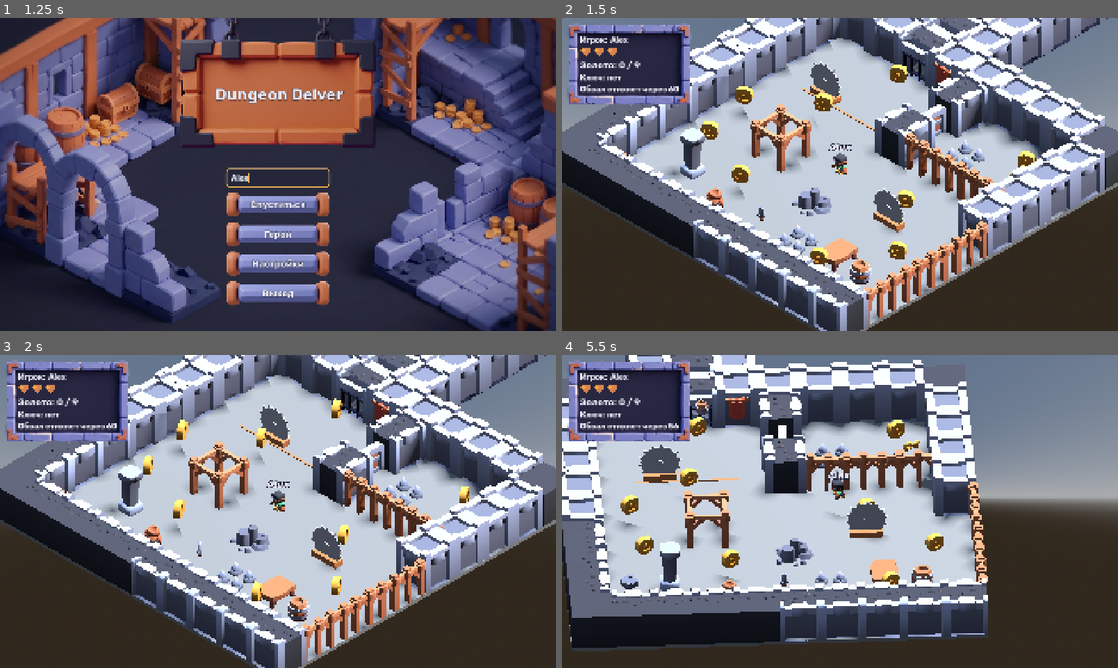
Above: before the commit, frames 1-4 (two rows, left to right).
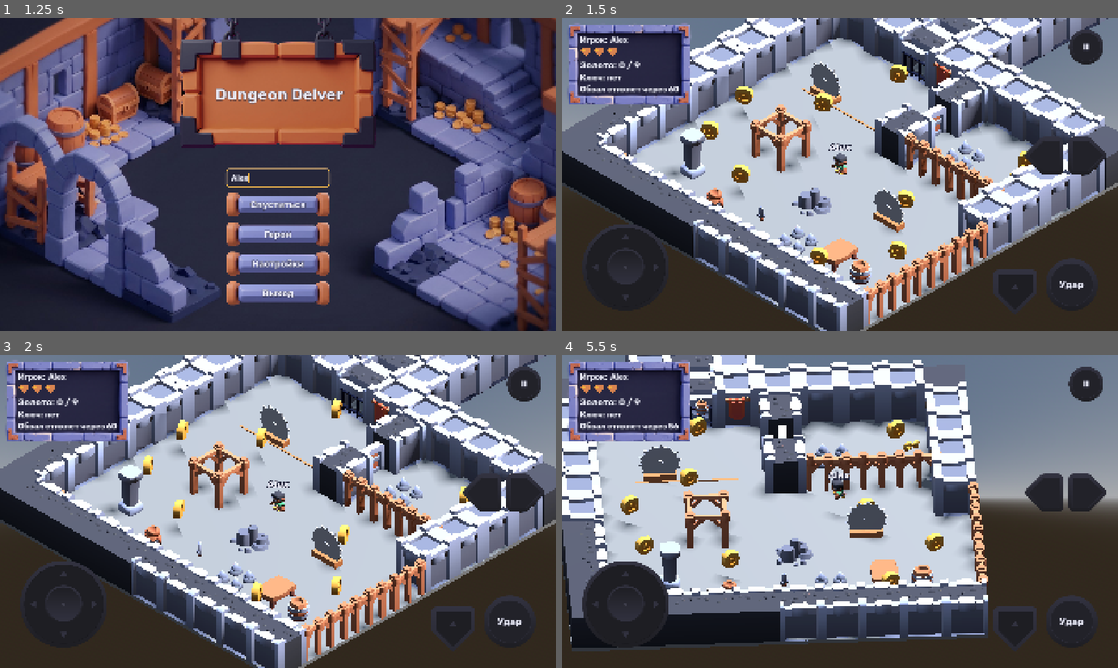
Above: after the commit, the same moments.

Repository: farikgg/godot_assignment
Game: Godot game, scene res://scenes/main_menu.tscn
Two runs of this game, one before a commit and one after it. Both use one fixed random seed, a clock stepped at 60 frames per second and the inputs below.
Inputs (mouse positions are in pixels of both pictures, inside the frame that each line leads up to):
- Up to frame 1 (1.25 s): click (278, 177) at 0.52 s; type "Alex" at 0.6 s
- Up to frame 2 (1.5 s): click "Спуститься" at 1.25 s
- Up to frame 3 (2 s): no input
- Up to frame 4 (5.5 s): move the mouse to (962, 495) at 2.02 s; hold D (move_right) 2.03-2.75 s; hold J (attack) 2.03-2.75 s; click (962, 495) at 2.17 s; tap Space (jump) at 2.27, 2.57, 3.8, 5.27 s; tap Left (camera_left) at 2.3, 5.3 s; drag from (728, 527) to (812, 574) at 2.77 s; move the mouse to (895, 442) at 3.52 s; hold D (move_right) 3.53-4.25 s; hold Right (camera_right) 3.53-4.25 s; click (895, 442) at 3.67 s; drag from (812, 574) to (673, 464) at 4.27 s; move the mouse to (1006, 558) at 5.02 s; hold A (move_left) from 5.03 s (still down); hold J (attack) from 5.03 s (still down); click (1006, 558) at 5.17 s

Frame 1 is identical in both runs. In frame 2, 2.7% of the frame differs, in the area x 3-98%, y 3-92%; in frame 3, 2.7%; in frame 4, 4.7%, in the area x 3-98%, y 3-94%.

Commit message:
A7 stage 3: on-screen stick and buttons (Kenney Mobile Controls)
- scenes/ui/touch_controls.tscn (CanvasLayer layer 5, above the HUD,
  processes while paused so a lifted finger still releases) +
  scripts/ui/touch_controls.gd (show_on_desktop, always on touch).
- scripts/ui/virtual_stick.gd (VirtualStick): pad / knob / purple
  highlight sprites, bottom-left; the knob follows a finger (by touch
  index) or the mouse within max_radius, recentres on release, and the
  stick emits InputEventJoypadMotion on axes 0 / 1 (virtual device 8)
  through Input.parse_input_event, 0 on release. Events it uses are
  marked handled, so a click on the stick never becomes an attack.
  is_primary_click() is the only place that names a mouse button.
- scripts/ui/touch_action_button.gd (TouchActionButton): action,
  background, highlight, icon, caption; press/release send
  InputEventAction; pressed = highlight + scale 0.92. Multitouch: each
  control tracks its own finger.
- Buttons: jump (dpad_element_north) and attack (button_circle «Удар»)
  bottom-right, pause (button_circle «II») top-right, camera turns
  (direction_left / direction_right) on the right edge. The pack has no
  sword or pause glyphs, so those two carry a text caption.
- assets/Mobile: Kenney Mobile Controls (CC0), Style A + Highlights B.

Co-Authored-By: Claude Opus 5.5 <noreply@anthropic.com>

Diff:
--- a/scenes/map.tscn
+++ b/scenes/map.tscn
@@ -30,6 +30,7 @@
 [ext_resource type="PackedScene" path="res://scenes/props/floor.tscn" id="s_floor"]
 [ext_resource type="PackedScene" path="res://scenes/props/gate_hint.tscn" id="s_gate_hint"]
 [ext_resource type="PackedScene" path="res://scenes/ui/hud.tscn" id="s_hud"]
+[ext_resource type="PackedScene" path="res://scenes/ui/touch_controls.tscn" id="s_touch"]
 [ext_resource type="PackedScene" path="res://scenes/systems/lighting.tscn" id="s_lighting"]
 [ext_resource type="PackedScene" path="res://scenes/systems/spawner.tscn" id="s_spawner"]
 [ext_resource type="PackedScene" path="res://scenes/pickups/sword_pickup.tscn" id="s_sword_pickup"]
@@ -281,6 +282,8 @@
 
 [node name="HUD" parent="." unique_id=1684676044 instance=ExtResource("s_hud")]
 
+[node name="TouchControls" parent="." unique_id=1771300110 instance=ExtResource("s_touch")]
+
 [node name="CameraPivot" parent="." unique_id=1647215093 instance=ExtResource("s_camera_rig")]
 transform = Transform3D(0.70710677, 0, 0.70710677, 0, 1, 0, -0.70710677, 0, 0.70710677, 0, 0, 0)
 
--- /dev/null
+++ b/scenes/ui/touch_controls.tscn
@@ -0,0 +1,410 @@
+[gd_scene format=3]
+
+[ext_resource type="Script" path="res://scripts/ui/touch_controls.gd" id="1_controls"]
+[ext_resource type="Script" path="res://scripts/ui/virtual_stick.gd" id="2_stick"]
+[ext_resource type="Script" path="res://scripts/ui/touch_action_button.gd" id="3_button"]
+[ext_resource type="Texture2D" path="res://assets/Mobile/Style A/Large (2×)/joystick_circle_pad_a.png" id="t_pad"]
+[ext_resource type="Texture2D" path="res://assets/Mobile/Highlights B/Large (2×)/joystick_circle_pad_highlight.png" id="t_pad_hl"]
+[ext_resource type="Texture2D" path="res://assets/Mobile/Style A/Large (2×)/joystick_circle_nub_b.png" id="t_nub"]
+[ext_resource type="Texture2D" path="res://assets/Mobile/Style A/Large (2×)/button_circle.png" id="t_circle"]
+[ext_resource type="Texture2D" path="res://assets/Mobile/Highlights B/Large (2×)/button_circle_highlight.png" id="t_circle_hl"]
+[ext_resource type="Texture2D" path="res://assets/Mobile/Style A/Large (2×)/dpad_element_north.png" id="t_up"]
+[ext_resource type="Texture2D" path="res://assets/Mobile/Highlights B/Large (2×)/dpad_element_north_highlight.png" id="t_up_hl"]
+[ext_resource type="Texture2D" path="res://assets/Mobile/Style A/Large (2×)/direction_left.png" id="t_left"]
+[ext_resource type="Texture2D" path="res://assets/Mobile/Highlights B/Large (2×)/direction_left_highlight.png" id="t_left_hl"]
+[ext_resource type="Texture2D" path="res://assets/Mobile/Style A/Large (2×)/direction_right.png" id="t_right"]
+[ext_resource type="Texture2D" path="res://assets/Mobile/Highlights B/Large (2×)/direction_right_highlight.png" id="t_right_hl"]
+
+[node name="TouchControls" type="CanvasLayer"]
+process_mode = 3
+layer = 5
+script = ExtResource("1_controls")
+
+[node name="Root" type="Control" parent="."]
+layout_mode = 3
+anchors_preset = 15
+anchor_right = 1.0
+anchor_bottom = 1.0
+grow_horizontal = 2
+grow_vertical = 2
+mouse_filter = 2
+
+[node name="Stick" type="Control" parent="Root"]
+layout_mode = 1
+anchors_preset = 2
+anchor_left = 0
+anchor_top = 1
+anchor_right = 0
+anchor_bottom = 1
+offset_left = 70
+offset_top = -370
+offset_right = 370
+offset_bottom = -70
+grow_horizontal = 1
+grow_vertical = 0
+mouse_filter = 2
+script = ExtResource("2_stick")
+max_radius = 110.0
+
+[node name="Pad" type="TextureRect" parent="Root/Stick"]
+layout_mode = 1
+anchors_preset = 15
+anchor_right = 1.0
+anchor_bottom = 1.0
+grow_horizontal = 2
+grow_vertical = 2
+mouse_filter = 2
+texture = ExtResource("t_pad")
+expand_mode = 1
+stretch_mode = 5
+
+[node name="Highlight" type="TextureRect" parent="Root/Stick"]
+visible = false
+layout_mode = 1
+anchors_preset = 15
+anchor_right = 1.0
+anchor_bottom = 1.0
+grow_horizontal = 2
+grow_vertical = 2
+mouse_filter = 2
+texture = ExtResource("t_pad_hl")
+expand_mode = 1
+stretch_mode = 5
+
+[node name="Knob" type="TextureRect" parent="Root/Stick"]
+layout_mode = 0
+offset_left = 85.0
+offset_top = 85.0
+offset_right = 215.0
+offset_bottom = 215.0
+mouse_filter = 2
+texture = ExtResource("t_nub")
+expand_mode = 1
+stretch_mode = 5
+
+[node name="AttackButton" type="Control" parent="Root"]
+layout_mode = 1
+anchors_preset = 3
+anchor_left = 1
+anchor_top = 1
+anchor_right = 1
+anchor_bottom = 1
+offset_left = -250
+offset_top = -250
+offset_right = -70
+offset_bottom = -70
+grow_horizontal = 0
+grow_vertical = 0
+mouse_filter = 2
+script = ExtResource("3_button")
+action = &"attack"
+background = ExtResource("t_circle")
+highlight = ExtResource("t_circle_hl")
+caption = "Удар"
+
+[node name="Background" type="TextureRect" parent="Root/AttackButton"]
+layout_mode = 1
+anchors_preset = 15
+anchor_right = 1.0
+anchor_bottom = 1.0
+grow_horizontal = 2
+grow_vertical = 2
+mouse_filter = 2
+expand_mode = 1
+stretch_mode = 5
+
+[node name="Icon" type="TextureRect" parent="Root/AttackButton"]
+layout_mode = 1
+anchors_preset = 15
+anchor_right = 1.0
+anchor_bottom = 1.0
+grow_horizontal = 2
+grow_vertical = 2
+mouse_filter = 2
+expand_mode = 1
+stretch_mode = 5
+
+[node name="Caption" type="Label" parent="Root/AttackButton"]
+layout_mode = 1
+anchors_preset = 15
+anchor_right = 1.0
+anchor_bottom = 1.0
+grow_horizontal = 2
+grow_vertical = 2
+mouse_filter = 2
+theme_override_font_sizes/font_size = 34
+horizontal_alignment = 1
+vertical_alignment = 1
+
+[node name="Highlight" type="TextureRect" parent="Root/AttackButton"]
+visible = false
+layout_mode = 1
+anchors_preset = 15
+anchor_right = 1.0
+anchor_bottom = 1.0
+grow_horizontal = 2
+grow_vertical = 2
+mouse_filter = 2
+expand_mode = 1
+stretch_mode = 5
+
+[node name="JumpButton" type="Control" parent="Root"]
+layout_mode = 1
+anchors_preset = 3
+anchor_left = 1
+anchor_top = 1
+anchor_right = 1
+anchor_bottom = 1
+offset_left = -430
+offset_top = -210
+offset_right = -280
+offset_bottom = -60
+grow_horizontal = 0
+grow_vertical = 0
+mouse_filter = 2
+script = ExtResource("3_button")
+action = &"jump"
+background = ExtResource("t_up")
+highlight = ExtResource("t_up_hl")
+
+[node name="Background" type="TextureRect" parent="Root/JumpButton"]
+layout_mode = 1
+anchors_preset = 15
+anchor_right = 1.0
+anchor_bottom = 1.0
+grow_horizontal = 2
+grow_vertical = 2
+mouse_filter = 2
+expand_mode = 1
+stretch_mode = 5
+
+[node name="Icon" type="TextureRect" parent="Root/JumpButton"]
+layout_mode = 1
+anchors_preset = 15
+anchor_right = 1.0
+anchor_bottom = 1.0
+grow_horizontal = 2
+grow_vertical = 2
+mouse_filter = 2
+expand_mode = 1
+stretch_mode = 5
+
+[node name="Caption" type="Label" parent="Root/JumpButton"]
+layout_mode = 1
+anchors_preset = 15
+anchor_right = 1.0
+anchor_bottom = 1.0
+grow_horizontal = 2
+grow_vertical = 2
+mouse_filter = 2
+theme_override_font_sizes/font_size = 34
+horizontal_alignment = 1
+vertical_alignment = 1
+
+[node name="Highlight" type="TextureRect" parent="Root/JumpButton"]
+visible = false
+layout_mode = 1
+anchors_preset = 15
+anchor_right = 1.0
+anchor_bottom = 1.0
+grow_horizontal = 2
+grow_vertical = 2
+mouse_filter = 2
+expand_mode = 1
+stretch_mode = 5
+
+[node name="PauseButton" type="Control" parent="Root"]
+layout_mode = 1
+anchors_preset = 1
+anchor_left = 1
+anchor_top = 0
+anchor_right = 1
+anchor_bottom = 0
+offset_left = -170
+offset_top = 40
+offset_right = -50
+offset_bottom = 160
+grow_horizontal = 0
+grow_vertical = 1
+mouse_filter = 2
+script = ExtResource("3_button")
+action = &"pause"
+background = ExtResource("t_circle")
+highlight = ExtResource("t_circle_hl")
+caption = "II"
+
+[node name="Background" type="TextureRect" parent="Root/PauseButton"]
+layout_mode = 1
+anchors_preset = 15
+anchor_right = 1.0
+anchor_bottom = 1.0
+grow_horizontal = 2
+grow_vertical = 2
+mouse_filter = 2
+expand_mode = 1
+stretch_mode = 5
+
+[node name="Icon" type="TextureRect" parent="Root/PauseButton"]
+layout_mode = 1
+anchors_preset = 15
+anchor_right = 1.0
+anchor_bottom = 1.0
+grow_horizontal = 2
+grow_vertical = 2
+mouse_filter = 2
+expand_mode = 1
+stretch_mode = 5
+
+[node name="Caption" type="Label" parent="Root/PauseButton"]
+layout_mode = 1
+anchors_preset = 15
+anchor_right = 1.0
+anchor_bottom = 1.0
+grow_horizontal = 2
+grow_vertical = 2
+mouse_filter = 2
+theme_override_font_sizes/font_size = 34
+horizontal_alignment = 1
+vertical_alignment = 1
+
+[node name="Highlight" type="TextureRect" parent="Root/PauseButton"]
+visible = false
+layout_mode = 1
+anchors_preset = 15
+anchor_right = 1.0
+anchor_bottom = 1.0
+grow_horizontal = 2
+grow_vertical = 2
+mouse_filter = 2
+expand_mode = 1
+stretch_mode = 5
+
+[node name="CameraLeftButton" type="Control" parent="Root"]
+layout_mode = 1
+anchors_preset = 6
+anchor_left = 1
+anchor_top = 0.5
+anchor_right = 1
+anchor_bottom = 0.5
+offset_left = -320
+offset_top = -130
+offset_right = -190
+offset_bottom = 0
+grow_horizontal = 0
+grow_vertical = 2
+mouse_filter = 2
+script = ExtResource("3_button")
+action = &"camera_left"
+background = ExtResource("t_left")
+highlight = ExtResource("t_left_hl")
+
+[node name="Background" type="TextureRect" parent="Root/CameraLeftButton"]
+layout_mode = 1
+anchors_preset = 15
+anchor_right = 1.0
+anchor_bottom = 1.0
+grow_horizontal = 2
+grow_vertical = 2
+mouse_filter = 2
+expand_mode = 1
+stretch_mode = 5
+
+[node name="Icon" type="TextureRect" parent="Root/CameraLeftButton"]
+layout_mode = 1
+anchors_preset = 15
+anchor_right = 1.0
+anchor_bottom = 1.0
+grow_horizontal = 2
+grow_vertical = 2
+mouse_filter = 2
+expand_mode = 1
+stretch_mode = 5
+
+[node name="Caption" type="Label" parent="Root/CameraLeftButton"]
+layout_mode = 1
+anchors_preset = 15
+anchor_right = 1.0
+anchor_bottom = 1.0
+grow_horizontal = 2
+grow_vertical = 2
+mouse_filter = 2
+theme_override_font_sizes/font_size = 34
+horizontal_alignment = 1
+vertical_alignment = 1
+
+[node name="Highlight" type="TextureRect" parent="Root/CameraLeftButton"]
+visible = false
+layout_mode = 1
+anchors_preset = 15
+anchor_right = 1.0
+anchor_bottom = 1.0
+grow_horizontal = 2
+grow_vertical = 2
+mouse_filter = 2
+expand_mode = 1
+stretch_mode = 5
+
+[node name="CameraRightButton" type="Control" parent="Root"]
+layout_mode = 1
+anchors_preset = 6
+anchor_left = 1
+anchor_top = 0.5
+anchor_right = 1
+anchor_bottom = 0.5
+offset_left = -170
+offset_top = -130
+offset_right = -40
+offset_bottom = 0
+grow_horizontal = 0
+grow_vertical = 2
+mouse_filter = 2
+script = ExtResource("3_button")
+action = &"camera_right"
+background = ExtResource("t_right")
+highlight = ExtResource("t_right_hl")
+
+[node name="Background" type="TextureRect" parent="Root/CameraRightButton"]
+layout_mode = 1
+anchors_preset = 15
+anchor_right = 1.0
+anchor_bottom = 1.0
+grow_horizontal = 2
+grow_vertical = 2
+mouse_filter = 2
+expand_mode = 1
+stretch_mode = 5
+
+[node name="Icon" type="TextureRect" parent="Root/CameraRightButton"]
+layout_mode = 1
+anchors_preset = 15
+anchor_right = 1.0
+anchor_bottom = 1.0
+grow_horizontal = 2
+grow_vertical = 2
+mouse_filter = 2
+expand_mode = 1
+stretch_mode = 5
+
+[node name="Caption" type="Label" parent="Root/CameraRightButton"]
+layout_mode = 1
+anchors_preset = 15
+anchor_right = 1.0
+anchor_bottom = 1.0
+grow_horizontal = 2
+grow_vertical = 2
+mouse_filter = 2
+theme_override_font_sizes/font_size = 34
+horizontal_alignment = 1
+vertical_alignment = 1
+
+[node name="Highlight" type="TextureRect" parent="Root/CameraRightButton"]
+visible = false
+layout_mode = 1
+anchors_preset = 15
+anchor_right = 1.0
+anchor_bottom = 1.0
+grow_horizontal = 2
+grow_vertical = 2
+mouse_filter = 2
+expand_mode = 1
+stretch_mode = 5
--- /dev/null
+++ b/scripts/ui/touch_action_button.gd
@@ -0,0 +1,92 @@
+class_name TouchActionButton
+extends Control
+## On-screen button that presses an input action (Unity On-Screen Button):
+## it sends InputEventAction pressed / released, so the game treats it like a key.
+
+const NO_POINTER: int = -2
+const MOUSE_POINTER: int = -1
+const PRESSED_SCALE: float = 0.92
+
+@export var action: StringName
+## Button shape (Kenney Mobile Controls).
+@export var background: Texture2D
+## Purple outline shown while pressed (Kenney Mobile Controls / Highlights).
+@export var highlight: Texture2D
+## Optional glyph drawn on top of the shape.
+@export var icon: Texture2D
+## Text on the button when the sprite pack has no icon for this role.
+@export var caption: String = ""
+
+@onready var _background: TextureRect = $Background
+@onready var _highlight: TextureRect = $Highlight
+@onready var _icon: TextureRect = $Icon
+@onready var _caption: Label = $Caption
+
+var _pointer: int = NO_POINTER
+var _read_mouse: bool = false
+
+func _ready() -> void:
+	if action == &"" or not InputMap.has_action(action):
+		push_error("TouchActionButton %s: unknown action '%s'" % [name, action])
+	_read_mouse = not ProjectSettings.get_setting("input_devices/pointing/emulate_touch_from_mouse", false)
+	_background.texture = background
+	_highlight.texture = highlight
+	_highlight.visible = false
+	_icon.texture = icon
+	_icon.visible = icon != null
+	_caption.text = caption
+	_caption.visible = not caption.is_empty()
+	pivot_offset = size * 0.5
+	resized.connect(func() -> void: pivot_offset = size * 0.5)
+
+func _input(event: InputEvent) -> void:
+	if event is InputEventScreenTouch:
+		var touch: InputEventScreenTouch = event
+		if touch.pressed and _pointer == NO_POINTER and _hit(touch.position):
+			_press(touch.index)
+		elif not touch.pressed and touch.index == _pointer:
+			_release()
+		else:
+			return
+	elif event is InputEventMouseButton:
+		var button: InputEventMouseButton = event
+		if not VirtualStick.is_primary_click(button):
+			return
+		if not _read_mouse:
+			if _hit(button.position) or _pointer != NO_POINTER:
+				get_viewport().set_input_as_handled()
+			return
+		if button.pressed and _pointer == NO_POINTER and _hit(button.position):
+			_press(MOUSE_POINTER)
+		elif not button.pressed and _pointer == MOUSE_POINTER:
+			_release()
+		else:
+			return
+	else:
+		return
+	get_viewport().set_input_as_handled()
+
+func is_pressed() -> bool:
+	return _pointer != NO_POINTER
+
+func _hit(point: Vector2) -> bool:
+	return is_visible_in_tree() and get_global_rect().has_point(point)
+
+func _press(pointer: int) -> void:
+	_pointer = pointer
+	_highlight.visible = true
+	scale = Vector2.ONE * PRESSED_SCALE
+	_send(true)
+
+func _release() -> void:
+	_pointer = NO_POINTER
+	_highlight.visible = false
+	scale = Vector2.ONE
+	_send(false)
+
+func _send(pressed: bool) -> void:
+	var event := InputEventAction.new()
+	event.action = action
+	event.pressed = pressed
+	event.strength = 1.0 if pressed else 0.0
+	Input.parse_input_event(event)
--- /dev/null
+++ b/scripts/ui/touch_controls.gd
@@ -0,0 +1,10 @@
+extends CanvasLayer
+## On-screen stick and buttons above the HUD.
+
+## Show on desktop too (needed for the A7 video); on touch devices they are always shown.
+@export var show_on_desktop: bool = true
+
+func _ready() -> void:
+	# a finger lifted during the pause must still release the stick / button
+	process_mode = Node.PROCESS_MODE_ALWAYS
+	visible = show_on_desktop or DisplayServer.is_touchscreen_available() or OS.has_feature("mobile")
--- /dev/null
+++ b/scripts/ui/virtual_stick.gd
@@ -0,0 +1,107 @@
+class_name VirtualStick
+extends Control
+## On-screen stick that emulates the gamepad's left stick (Unity On-Screen Stick):
+## it sends InputEventJoypadMotion on axes 0 / 1, so the game sees it as one more device.
+
+## Device id of the emulated pad; real pads start at 0, so the virtual one never clashes.
+const VIRTUAL_DEVICE: int = 8
+const MOUSE_POINTER: int = -1
+const NO_POINTER: int = -2
+
+## How far the knob may travel from the centre, in pixels; full tilt = 1.0 on the axis.
+@export var max_radius: float = 110.0
+
+@onready var _pad: TextureRect = $Pad
+@onready var _highlight: TextureRect = $Highlight
+@onready var _knob: TextureRect = $Knob
+
+var _pointer: int = NO_POINTER
+var _value: Vector2 = Vector2.ZERO
+# with mouse->touch emulation on, the mouse already arrives as touch index 0
+var _read_mouse: bool = false
+
+func _ready() -> void:
+	_read_mouse = not ProjectSettings.get_setting("input_devices/pointing/emulate_touch_from_mouse", false)
+	_highlight.visible = false
+	_center_knob()
+
+func _input(event: InputEvent) -> void:
+	if event is InputEventScreenTouch:
+		var touch: InputEventScreenTouch = event
+		if touch.pressed and _pointer == NO_POINTER and _hit(touch.position):
+			_grab(touch.index, touch.position)
+		elif not touch.pressed and touch.index == _pointer:
+			_release()
+		else:
+			return
+	elif event is InputEventScreenDrag:
+		var drag: InputEventScreenDrag = event
+		if drag.index != _pointer:
+			return
+		_follow(drag.position)
+	elif event is InputEventMouseButton:
+		var button: InputEventMouseButton = event
+		if not is_primary_click(button):
+			return
+		if not _read_mouse:
+			# the emulated touch handles it; just keep the click from becoming an attack
+			if _hit(button.position) or _pointer != NO_POINTER:
+				get_viewport().set_input_as_handled()
+			return
+		if button.pressed and _pointer == NO_POINTER and _hit(button.position):
+			_grab(MOUSE_POINTER, button.position)
+		elif not button.pressed and _pointer == MOUSE_POINTER:
+			_release()
+		else:
+			return
+	elif event is InputEventMouseMotion:
+		if not _read_mouse or _pointer != MOUSE_POINTER:
+			return
+		_follow((event as InputEventMouseMotion).position)
+	else:
+		return
+	# same as accept_event() for a Control: the touch must not reach the game as an attack
+	get_viewport().set_input_as_handled()
+
+## Primary (left) mouse button event; the one place that names a mouse button, shared with
+## TouchActionButton so game code never refers to raw buttons.
+static func is_primary_click(event: InputEvent) -> bool:
+	return event is InputEventMouseButton and (event as InputEventMouseButton).button_index == MOUSE_BUTTON_LEFT
+
+## Current stick value, -1..1 on both axes (y down = back).
+func value() -> Vector2:
+	return _value
+
+func _hit(point: Vector2) -> bool:
+	return is_visible_in_tree() and get_global_rect().has_point(point)
+
+func _grab(pointer: int, at: Vector2) -> void:
+	_pointer = pointer
+	_highlight.visible = true
+	_follow(at)
+
+func _follow(at: Vector2) -> void:
+	var offset: Vector2 = (at - get_global_rect().get_center()).limit_length(max_radius)
+	_knob.position = size * 0.5 + offset - _knob.size * 0.5
+	_send(offset / max_radius)
+
+func _release() -> void:
+	_pointer = NO_POINTER
+	_highlight.visible = false
+	_center_knob()
+	_send(Vector2.ZERO)
+
+func _center_knob() -> void:
+	_knob.position = (size - _knob.size) * 0.5
+
+func _send(stick: Vector2) -> void:
+	_value = stick
+	_emit_axis(JOY_AXIS_LEFT_X, stick.x)
+	_emit_axis(JOY_AXIS_LEFT_Y, stick.y)
+
+func _emit_axis(axis: JoyAxis, axis_value: float) -> void:
+	var motion := InputEventJoypadMotion.new()
+	motion.device = VIRTUAL_DEVICE
+	motion.axis = axis
+	motion.axis_value = axis_value
+	Input.parse_input_event(motion)
Binary file added: assets/Mobile/Highlights B/Default/button_bean_highlight.png
Not shown, added: assets/Mobile/Highlights B/Default/button_bean_highlight.png.import
Binary file added: assets/Mobile/Highlights B/Default/button_circle_highlight.png
Not shown, added: assets/Mobile/Highlights B/Default/button_circle_highlight.png.import
Binary file added: assets/Mobile/Highlights B/Default/button_circle_wide_highlight.png
Not shown, added: assets/Mobile/Highlights B/Default/button_circle_wide_highlight.png.import
Binary file added: assets/Mobile/Highlights B/Default/button_diamond_highlight.png
Not shown, added: assets/Mobile/Highlights B/Default/button_diamond_highlight.png.import
Binary file added: assets/Mobile/Highlights B/Default/button_diamond_highlight_wide.png
Not shown, added: assets/Mobile/Highlights B/Default/button_diamond_highlight_wide.png.import
Binary file added: assets/Mobile/Highlights B/Default/button_hexagon_highlight.png
Not shown, added: assets/Mobile/Highlights B/Default/button_hexagon_highlight.png.import
(and 279 more such lines)
